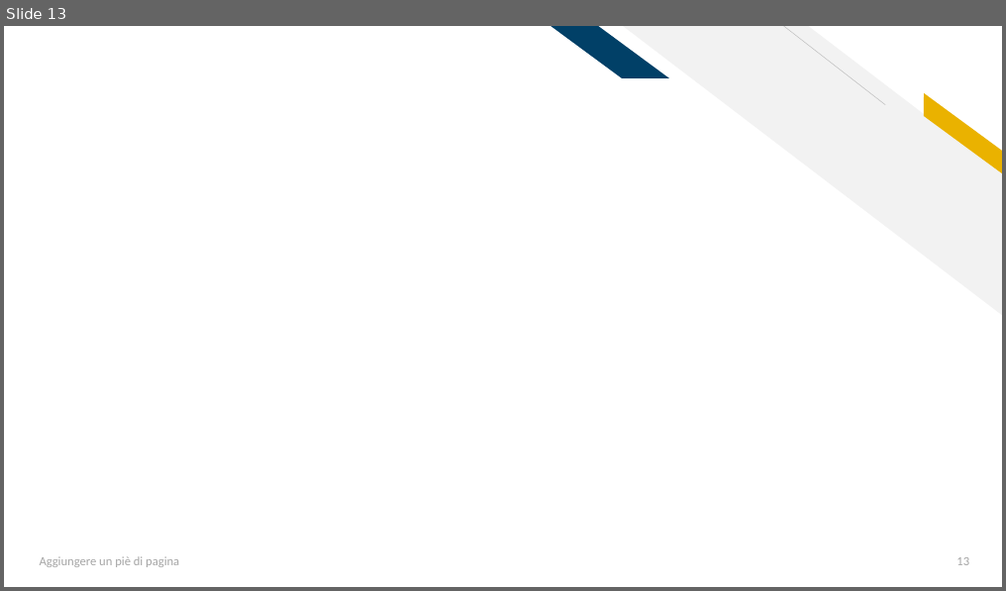
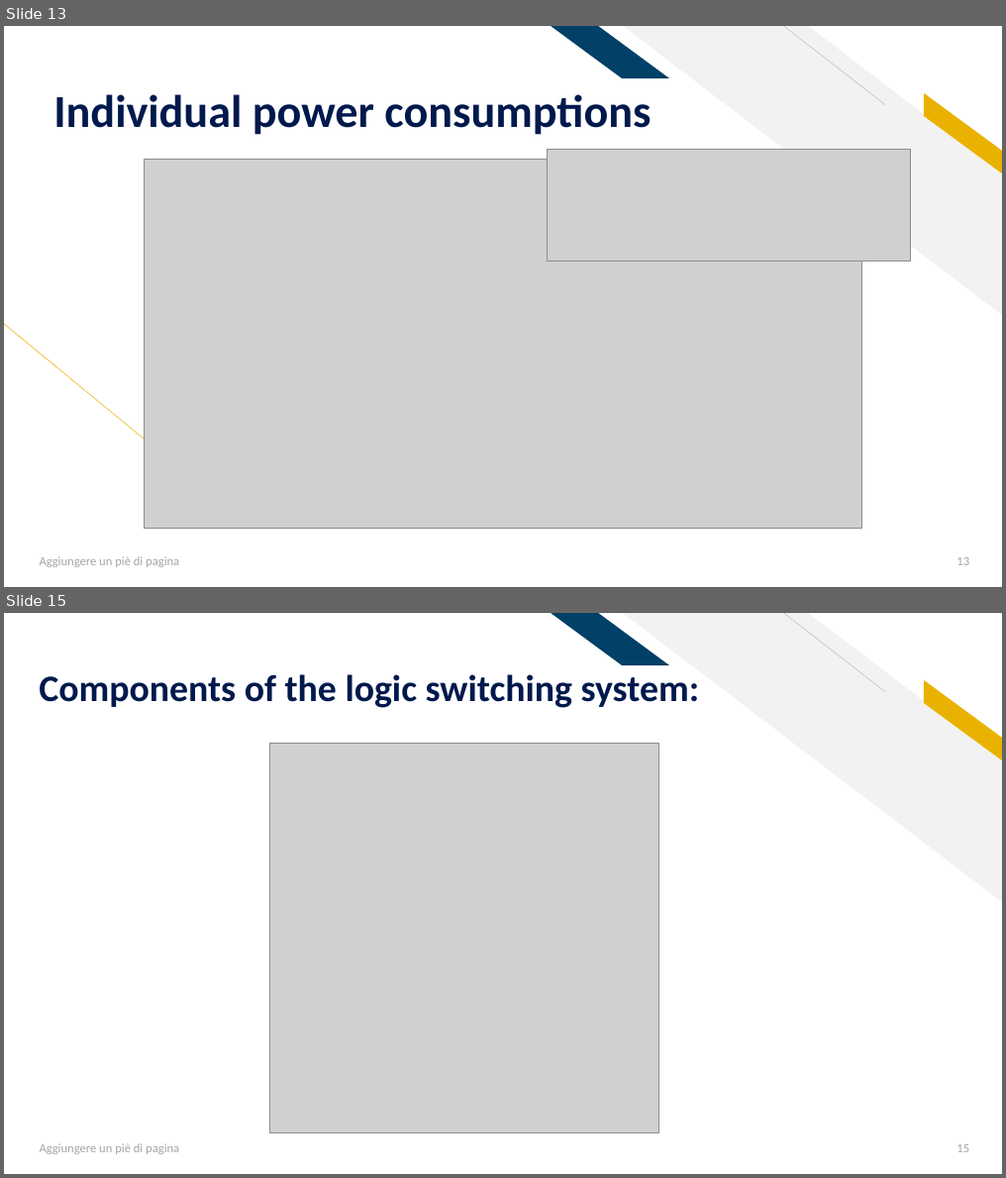
Before and after one commit to AleFire99/AES-git-repo, a slide deck: Aes_Project_2021_2022.pptx. Shown one above the other, each under a label of ours: slide 13 before the commit, slides 13 and 15 after it; the slides between them are not shown. The pictures are 1006x591 and 1006x1178 pixels, drawn with LibreOffice and Linux fonts; fonts in the diff are those of the drawing; grey boxes stand for pictures. Boxes give left, top, right and bottom in pixels: in the first picture for what was removed or moved away, otherwise in the second. Text is boxed around its words. In the diff, an @@ line names an element or a change of style, - is before the commit and + after.

```diff
--- a/Aes_Project_2021_2022.pptx
+++ b/Aes_Project_2021_2022.pptx
@@ slide 15 added at box(4, 613, 1002, 1174), background #FFFFFF; not listed: 4 template elements that a slide beside it also shows @@
@@ text added at box(39, 674, 700, 708), 36 pt, text #00194C, bold @@
+Components of the logic switching system:
@@ picture added at box(269, 744, 659, 1134) @@
@@ text added at box(40, 1144, 179, 1155), 12 pt, text #A5A5A5 @@
+Aggiungere un piè di pagina
@@ page number added at box(956, 1145, 969, 1153), 12 pt, text #A5A5A5 @@
+15
@@ slide 13 changed as well @@
@@ title added at box(54, 94, 650, 135), 44 pt, text #00194C, bold @@
+Individual power consumptions
@@ picture added at box(144, 160, 862, 528) @@
@@ picture added at box(547, 149, 911, 261) @@
@@ line added from (159, 452) to (4, 323), #EAB200 0.5 pt @@
```
Also in this commit, not shown: 13 other slides changed, 3 other slides added, 1 slide removed, 2 other files.
